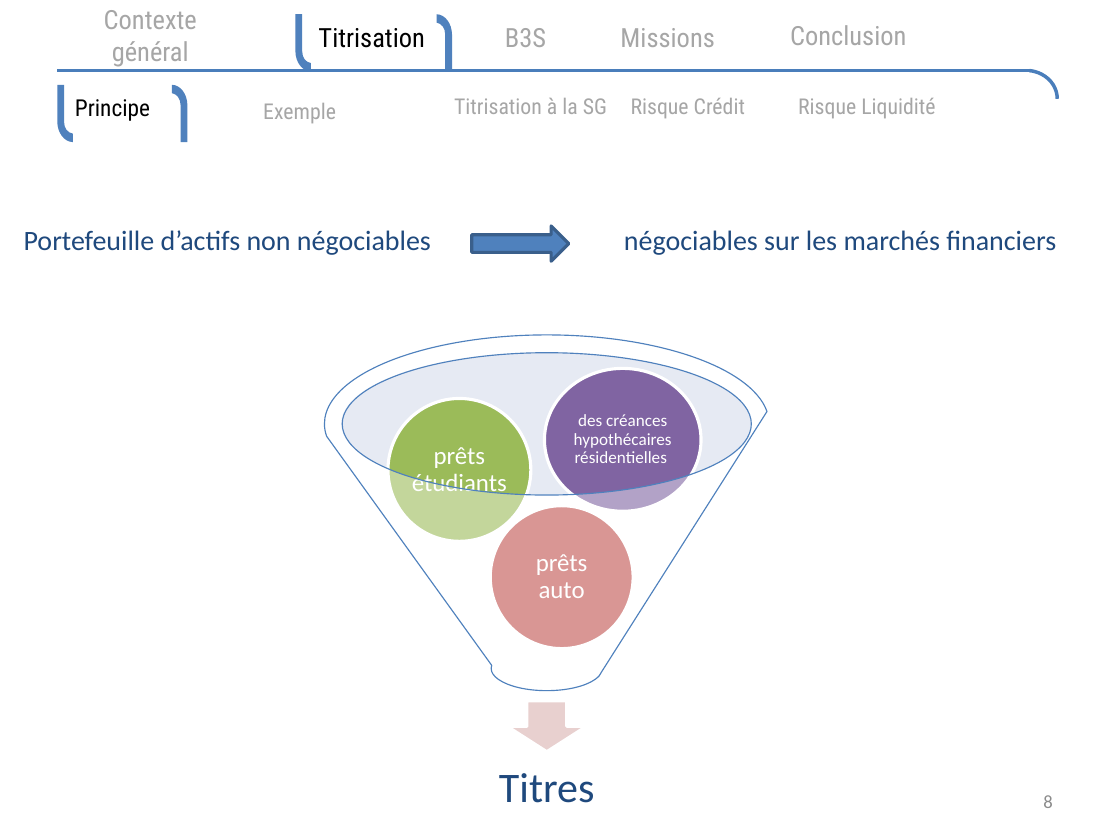
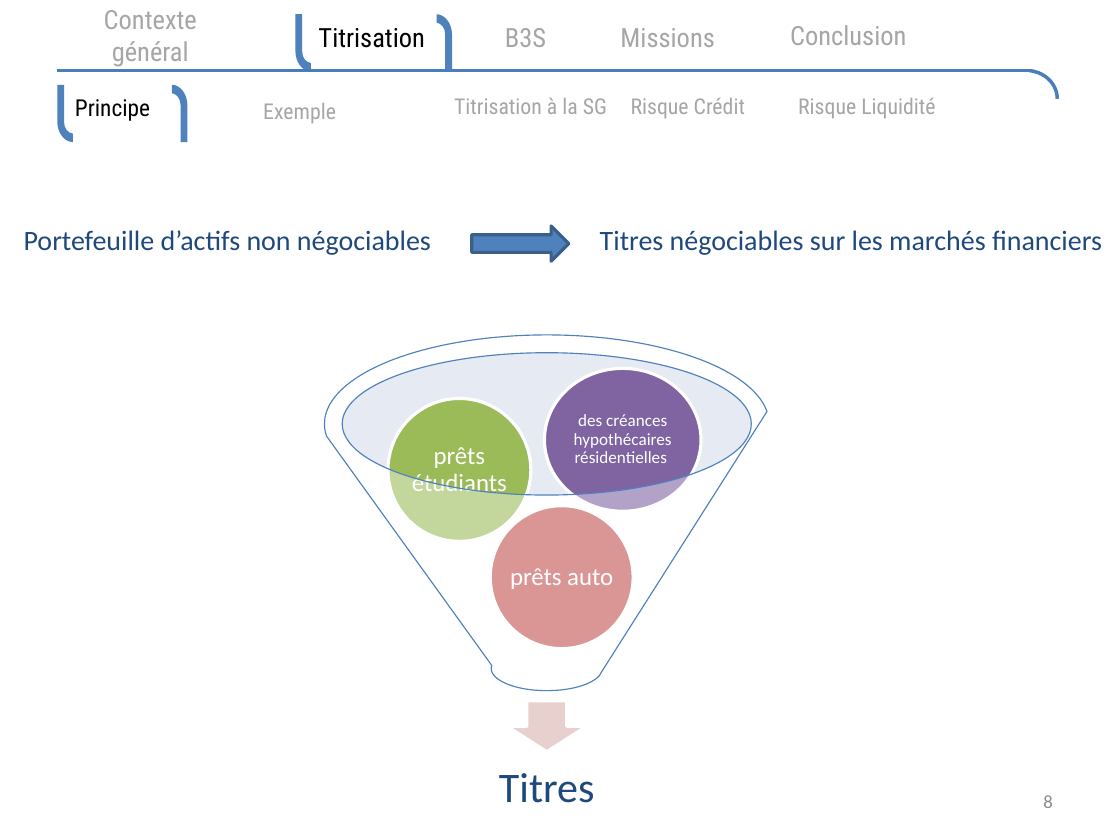
Before and after one commit to abdssamadsabri/hello-world, a slide deck: slide 8 of PFE_PRES (1) (1).pptx. Drawn at 1120x840 pixels with LibreOffice and Linux fonts; fonts in the diff are those of the drawing. Boxes give left, top, right and bottom in pixels: in the first picture for what was removed or moved away, otherwise in the second. Text is boxed around its words. In the diff, an @@ line names an element or a change of style, - is before the commit and + after.

```diff
--- a/PFE_PRES (1) (1).pptx
+++ b/PFE_PRES (1) (1).pptx
@@ text at (600, 230, 1102, 255): text changed @@
-négociables sur les marchés financiers
+Titres négociables sur les marchés financiers
@@ text "prêts auto" rewrapped from (536, 554, 588, 598) to (510, 568, 613, 589) @@
```
Also in this commit, not shown: 2 other slides changed, 1 slide removed.
